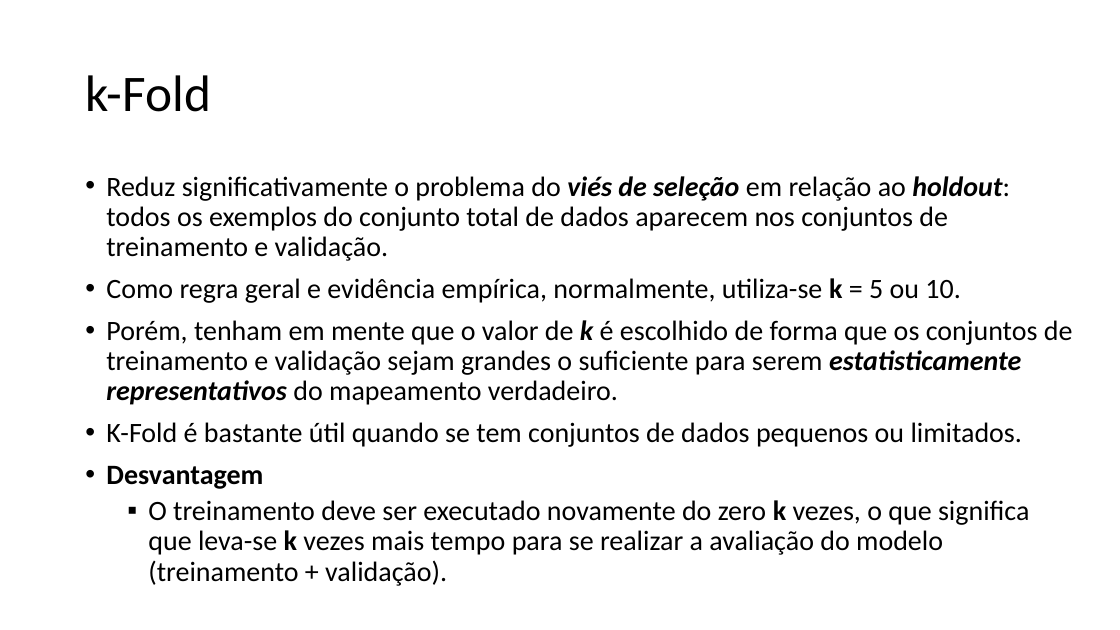
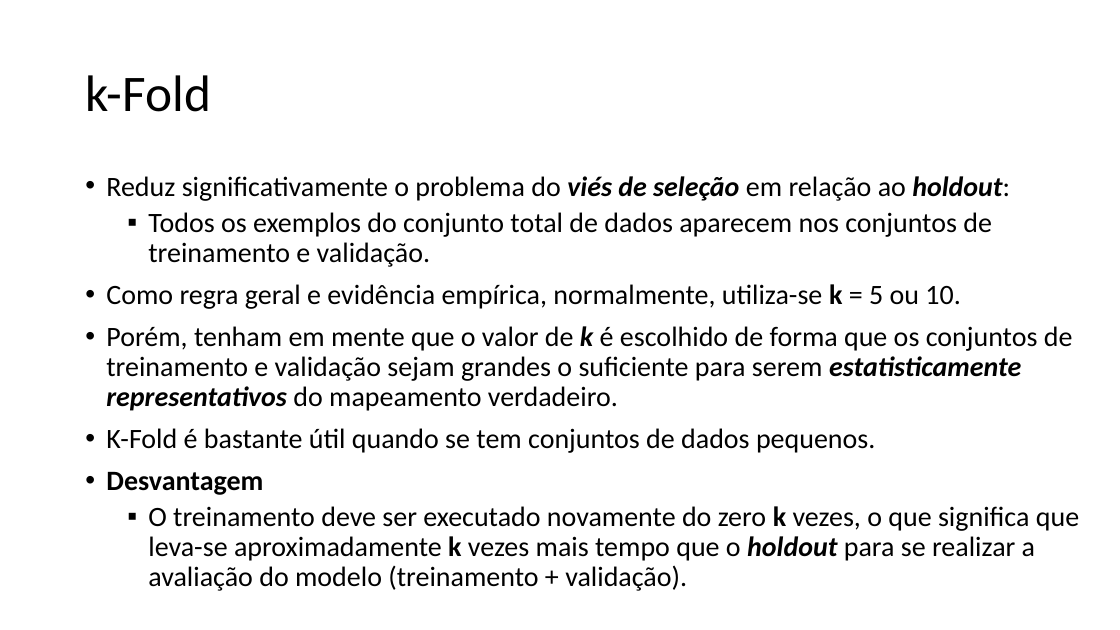
Before and after one commit to zz4fap/t319_aprendizado_de_maquina, a slide deck: slide 7 of slides/T319_Regressão_Linear (Parte V).pptx. Drawn at 1120x630 pixels with LibreOffice and Linux fonts; fonts in the diff are those of the drawing. Boxes give left, top, right and bottom in pixels: in the first picture for what was removed or moved away, otherwise in the second. Text is boxed around its words. In the diff, an @@ line names an element or a change of style, - is before the commit and + after.

```diff
--- a/slides/T319_Regressão_Linear (Parte V).pptx
+++ b/slides/T319_Regressão_Linear (Parte V).pptx
@@ text at [106,176,1010,267]: text changed @@
-• Reduz significativamente o problema do viés de seleção em relação ao holdout: todos os exemplos do conjunto total de dados aparecem nos conjuntos de treinamento e validação.
+• Reduz significativamente o problema do viés de seleção em relação ao holdout:
+  ▪ Todos os exemplos do conjunto total de dados aparecem nos conjuntos de treinamento e validação.
@@ text at [106,428,875,453]: text changed @@
-• K-Fold é bastante útil quando se tem conjuntos de dados pequenos ou limitados.
+• K-Fold é bastante útil quando se tem conjuntos de dados pequenos.
@@ text at [148,506,1079,591]: text changed @@
-  ▪ O treinamento deve ser executado novamente do zero k vezes, o que significa que leva-se k vezes mais tempo para se realizar a avaliação do modelo (treinamento + validação).
+  ▪ O treinamento deve ser executado novamente do zero k vezes, o que significa que leva-se aproximadamente k vezes mais tempo que o holdout para se realizar a avaliação do modelo (treinamento + validação).
```
Also in this commit, not shown: 8 other slides changed, 3 other files.
